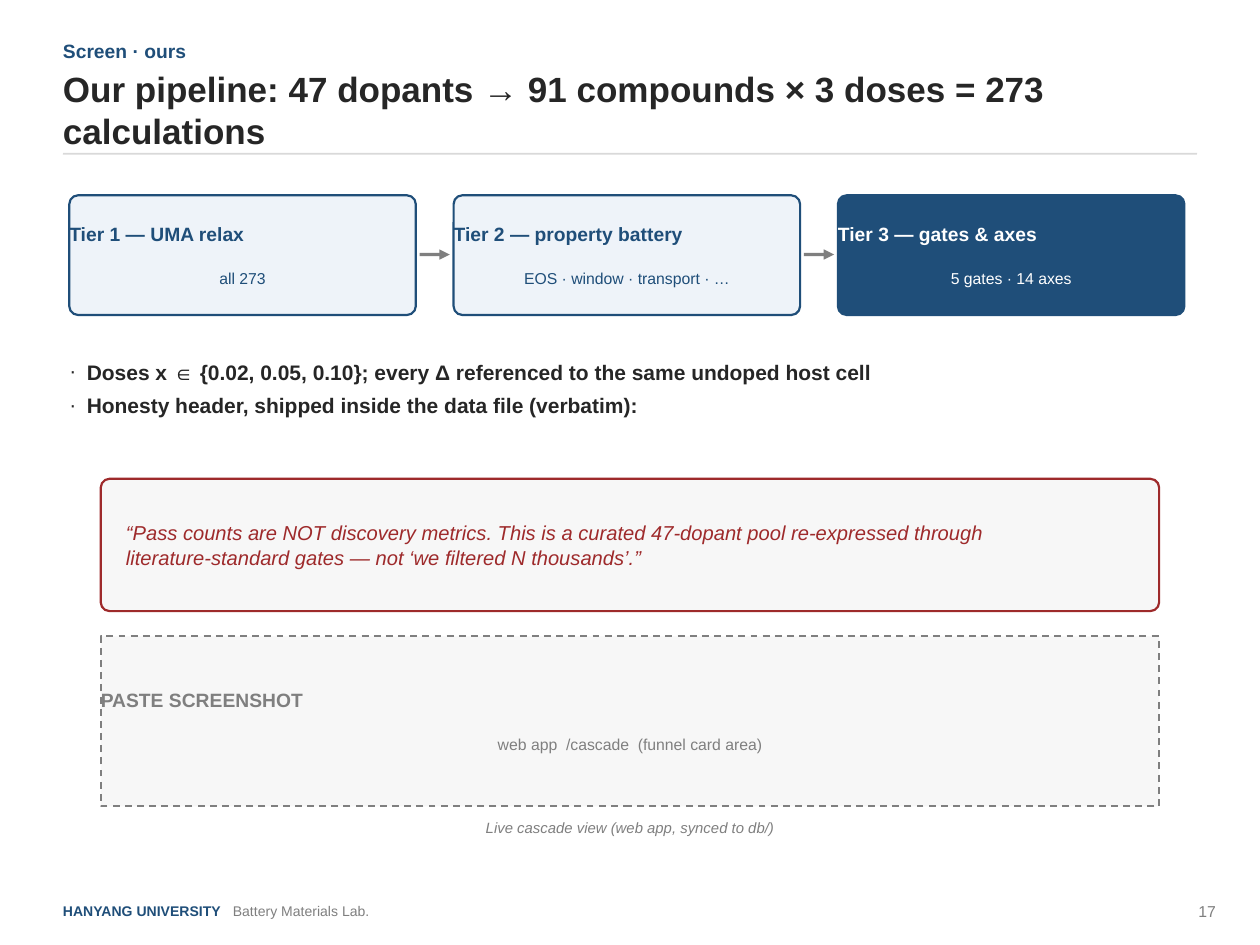
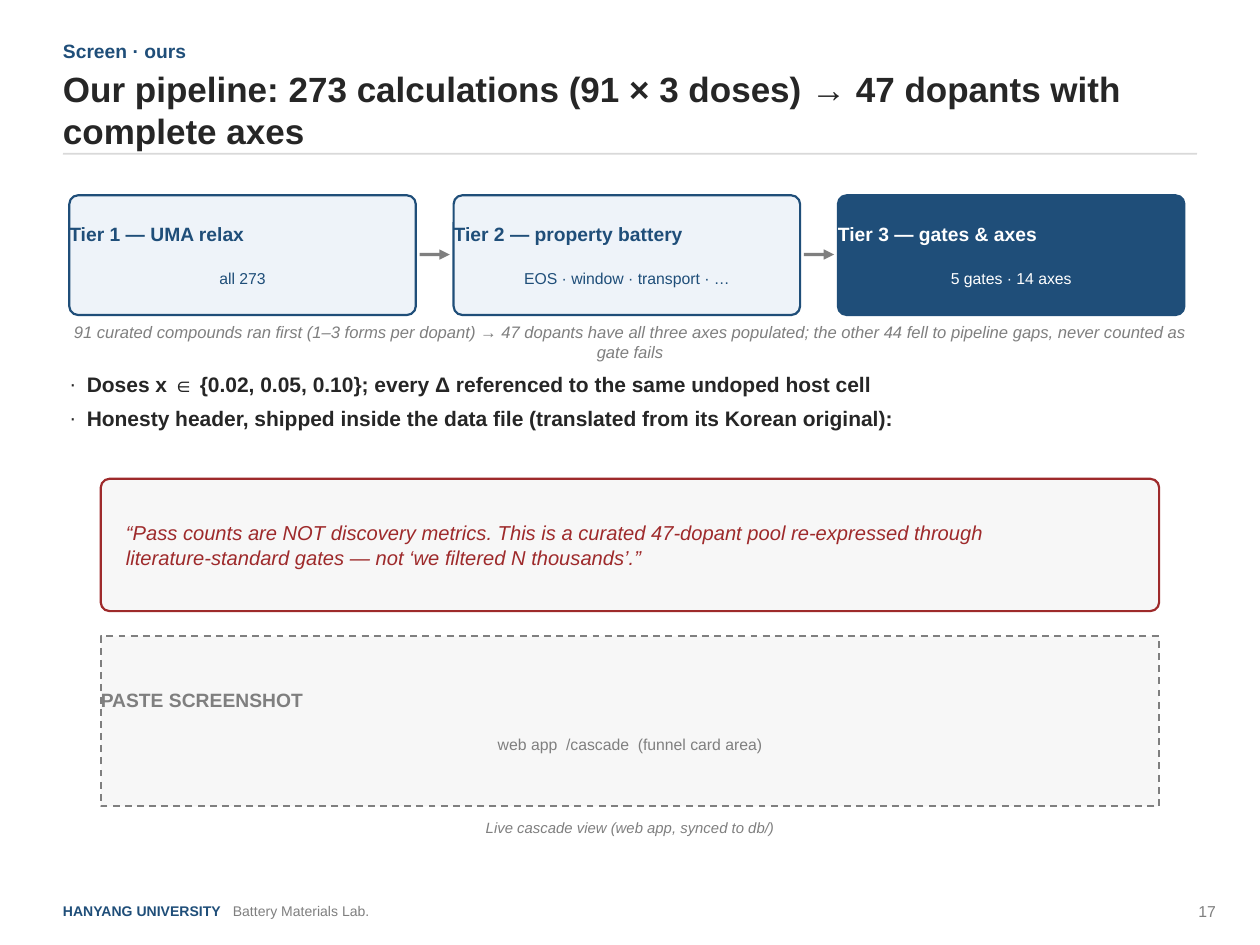
Before and after one commit to yonghoon7153-source/Yonghoon-DEM-DFT, a slide deck: slide 17 of kb/seminars/Research_Seminar_2026_08_v3.pptx. Drawn at 1260x945 pixels with LibreOffice and Linux fonts; fonts in the diff are those of the drawing. Boxes give left, top, right and bottom in pixels: in the first picture for what was removed or moved away, otherwise in the second. Text is boxed around its words. In the diff, an @@ line names an element or a change of style, - is before the commit and + after.

```diff
--- a/kb/seminars/Research_Seminar_2026_08_v3.pptx
+++ b/kb/seminars/Research_Seminar_2026_08_v3.pptx
@@ text at box(63, 76, 1120, 151): text changed @@
-Our pipeline: 47 dopants → 91 compounds × 3 doses = 273 calculations
+Our pipeline: 273 calculations (91 × 3 doses) → 47 dopants with complete axes
@@ text added at box(74, 326, 1186, 362), 9.5 pt, text #7F7F7F, italic @@
+91 curated compounds ran first (1–3 forms per dopant) → 47 dopants have all three axes populated; the other 44 fell to pipeline gaps, never counted as gate fails
@@ text "Doses x ∈ {0.02, 0.05, ...": place and size @@
-text "Doses x ∈ {0.02, 0.05, ..." at box(87, 364, 871, 418)
+text "Doses x ∈ {0.02, 0.05, ..." at box(87, 376, 893, 431)
@@ text at box(87, 410, 893, 431): text changed @@
-· Honesty header, shipped inside the data file (verbatim):
+· Honesty header, shipped inside the data file (translated from its Korean original):
```
Also in this commit, not shown: 34 other slides changed, 1 slide added, 1 other file.
